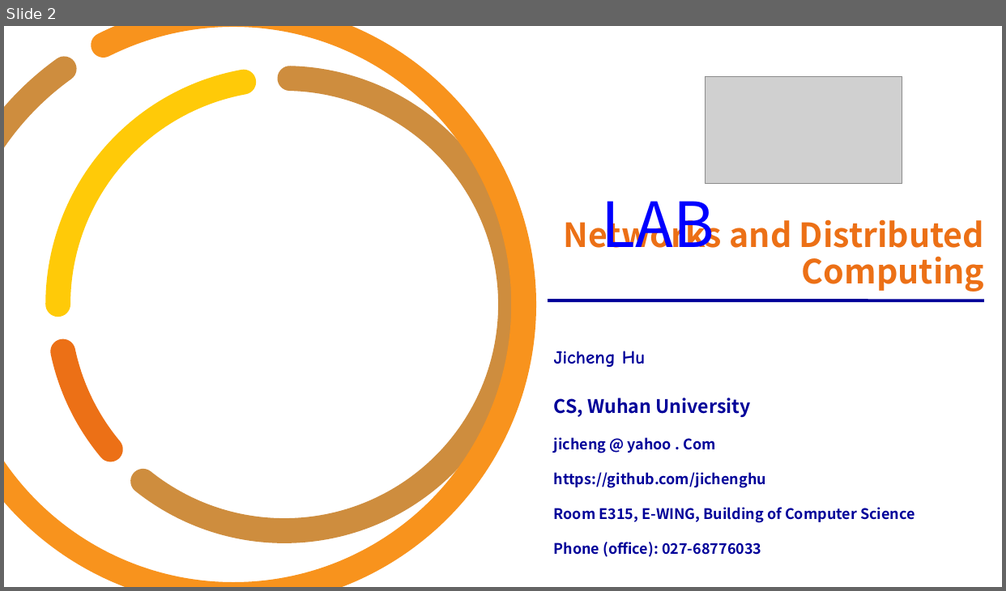
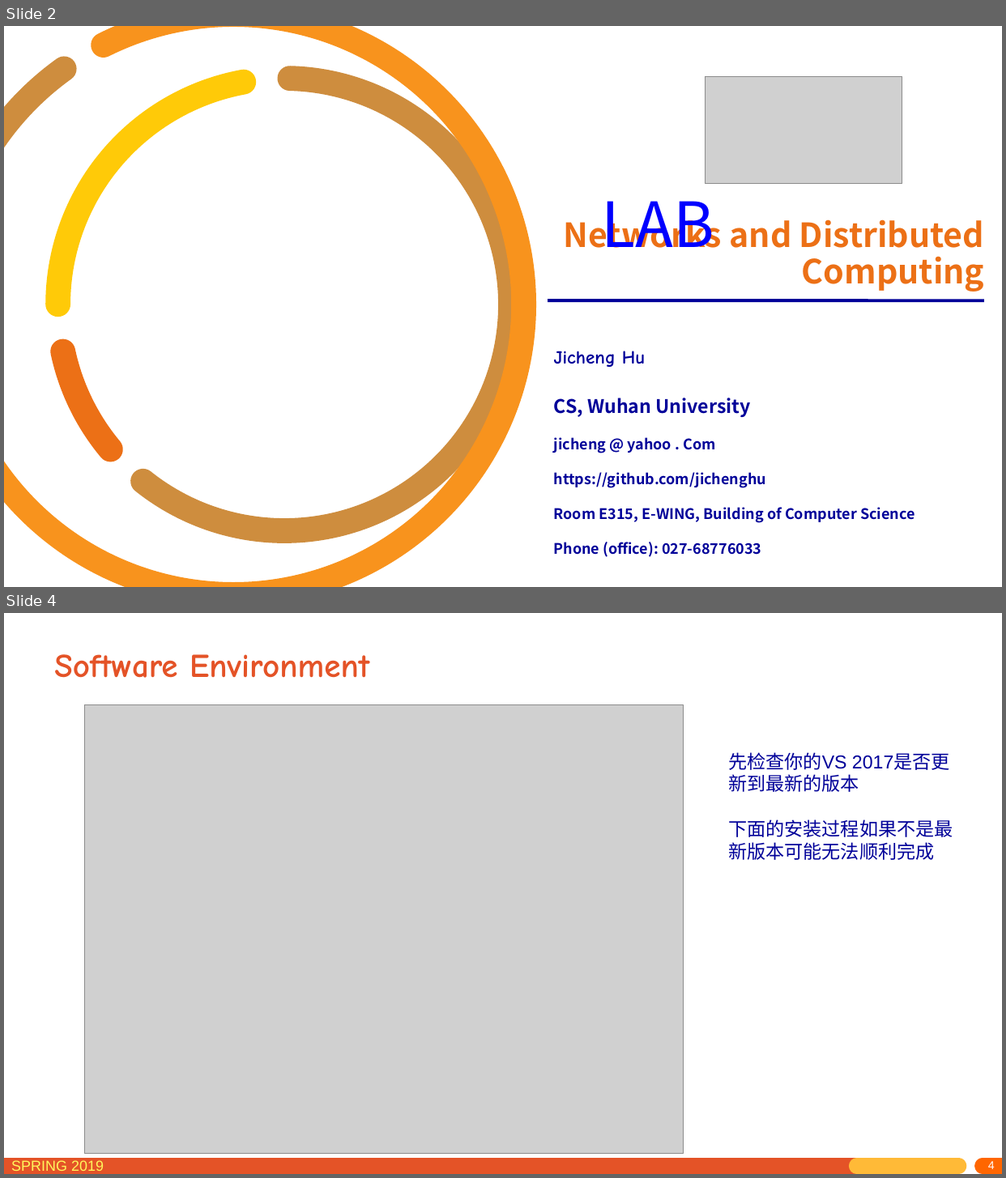
Before and after one commit to jichenghu/PPT_networkDistributed, a slide deck: lab_0.pptx. Shown one above the other, each under a label of ours: slide 2 before the commit, slides 2 and 4 after it; the slides between them are not shown. The pictures are 1006x591 and 1006x1178 pixels, drawn with LibreOffice and Linux fonts; fonts in the diff are those of the drawing; grey boxes stand for pictures; background and template pictures are left out. Boxes give left, top, right and bottom in pixels: in the first picture for what was removed or moved away, otherwise in the second. Text is boxed around its words. In the diff, an @@ line names an element or a change of style, - is before the commit and + after.

```diff
--- a/lab_0.pptx
+++ b/lab_0.pptx
@@ slide 4 added at [4, 613, 1002, 1174], background #FFFFFF @@
@@ title added at [54, 654, 369, 678], 32 pt, text #E45327, bold @@
+Software Environment
@@ picture added at [85, 705, 684, 1153] @@
@@ text added at [728, 752, 953, 860], 18 pt, text #000099 @@
+先检查你的VS 2017是否更新到最新的版本
+下面的安装过程如果不是最新版本可能无法顺利完成
@@ line added from (4, 1166) to (857, 1166), #E45327 15 pt @@
@@ text added at [11, 1161, 104, 1171], 14 pt, text #FFF65C @@
+SPRING 2019
@@ line added from (857, 1166) to (959, 1166), #FFBA37 15 pt @@
@@ line added from (982, 1166) to (1002, 1166), #FF6600 15 pt @@
@@ page number added at [988, 1161, 995, 1169], 11 pt, text #FFFFFF @@
+4
```
Also in this commit, not shown: 1 slide changed, 2 other slides added.
